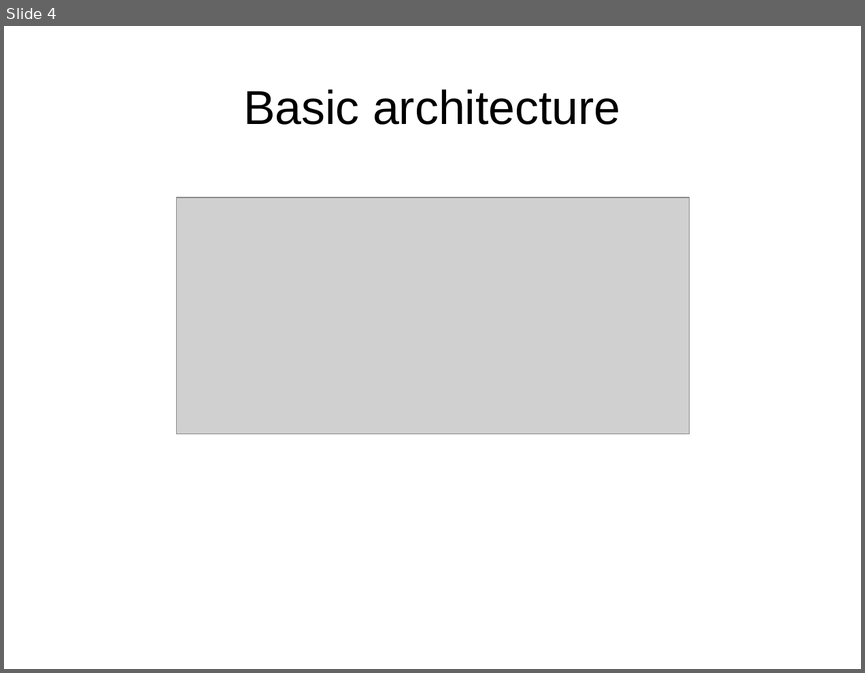
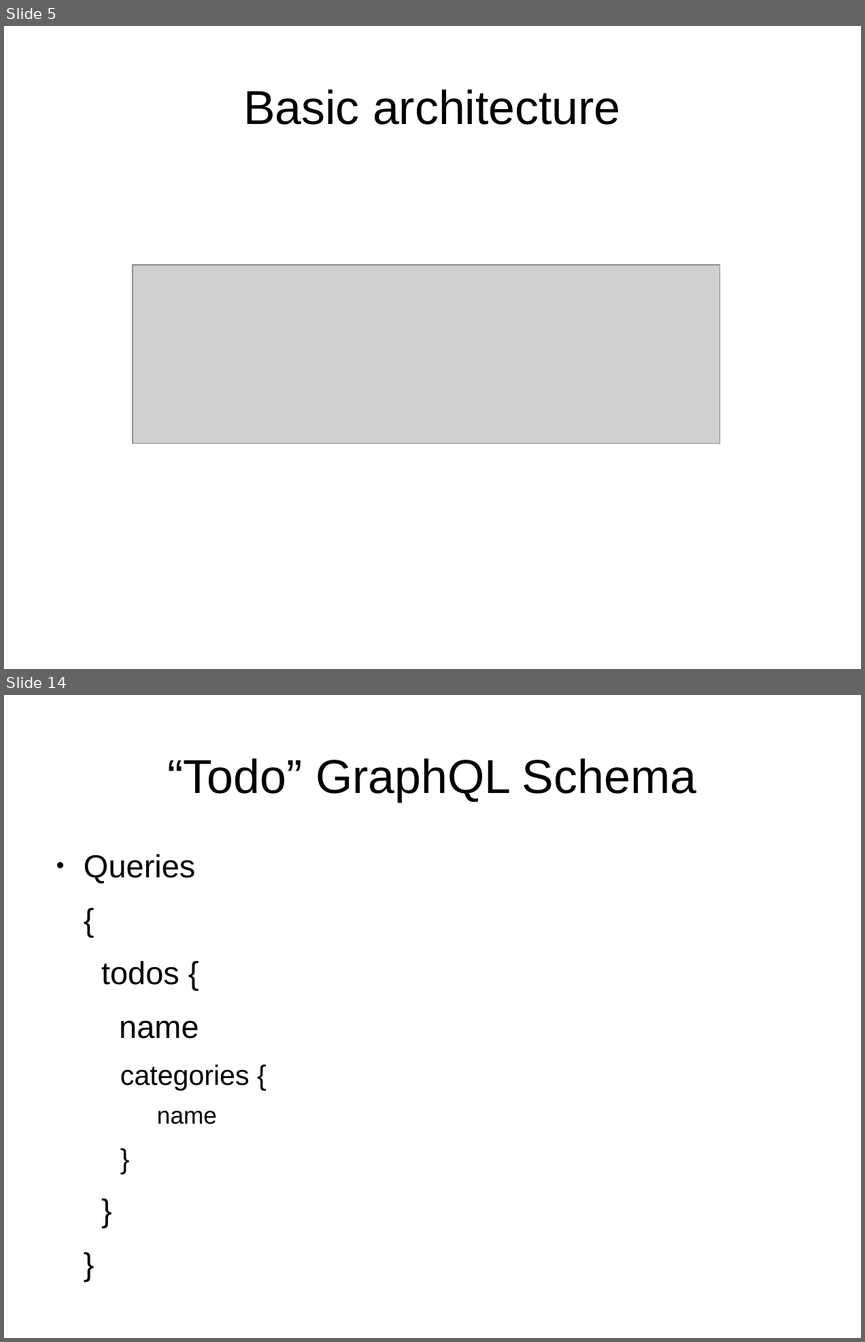
Before and after one commit to ramortegui/talks, a slide deck: elixir-absinthe-basics.odp. Shown one above the other, each under a label of ours: slide 4 before the commit, slides 5 and 14 after it; the slides between them are not shown. The pictures are 865x673 and 865x1342 pixels, drawn with LibreOffice and Linux fonts; fonts in the diff are those of the drawing; grey boxes stand for pictures. Boxes give left, top, right and bottom in pixels: in the first picture for what was removed or moved away, otherwise in the second. Text is boxed around its words. In the diff, an @@ line names an element or a change of style, - is before the commit and + after.

Commit message:
Update presentation and add sample images.

```diff
--- a/elixir-absinthe-basics.odp
+++ b/elixir-absinthe-basics.odp
@@ slide 14 added at (4, 695, 861, 1338), background #FFFFFF @@
@@ title added at (168, 758, 696, 802), 44 pt, text #000000 @@
+“Todo” GraphQL Schema
@@ text added at (84, 854, 249, 1124), 29.6 pt, text #000000 @@
+● Queries
+{
+todos {
+name
+  categories {
+    name
+  }
+}
+}
@@ what was slide 4 is now slide 5 @@
@@ slide 5 changed as well @@
@@ picture: place and size @@
-picture at (176, 197, 689, 433)
+picture at (133, 265, 720, 444)
```
Also in this commit, not shown: 3 other slides changed, 23 other slides added, 3 slides removed.
